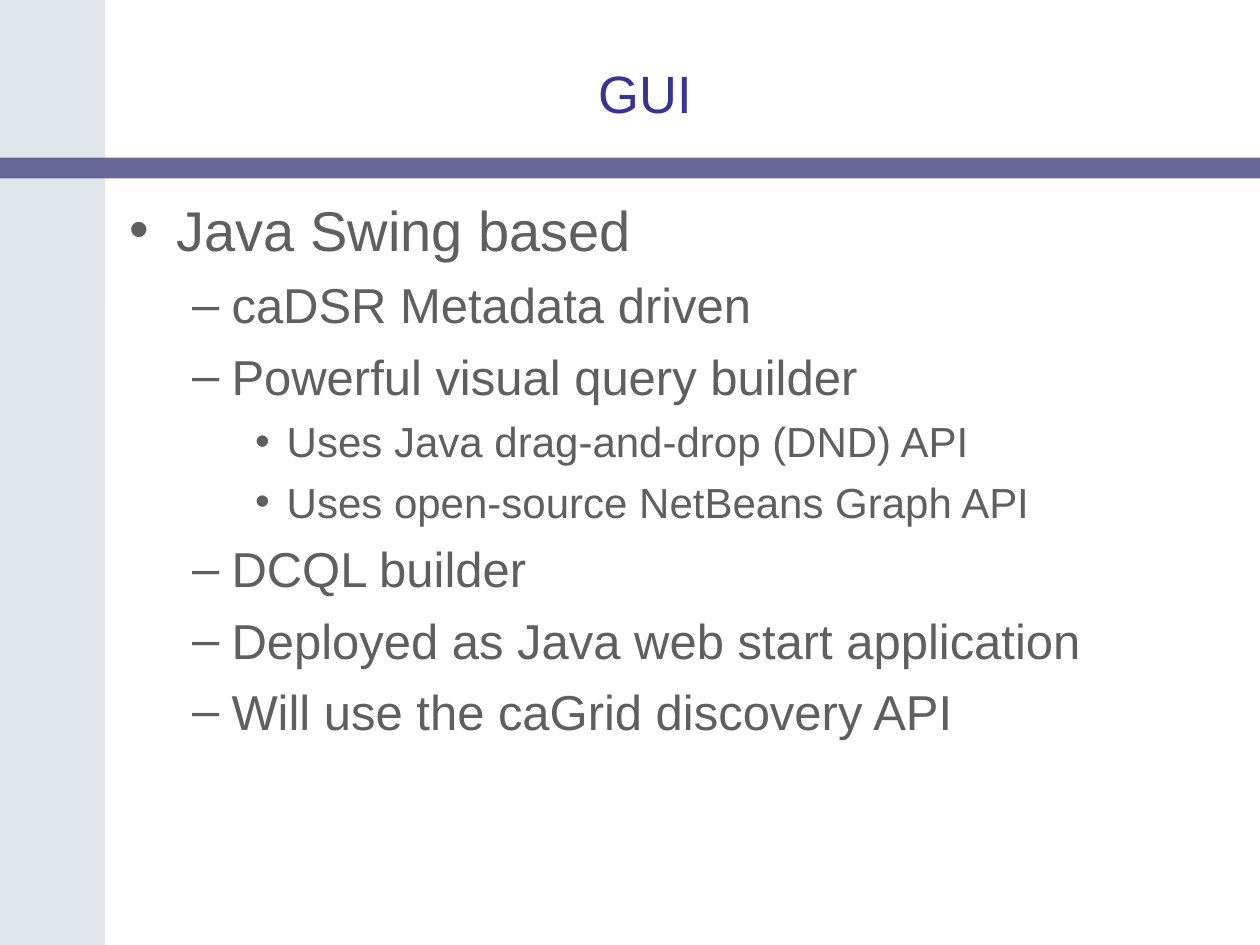
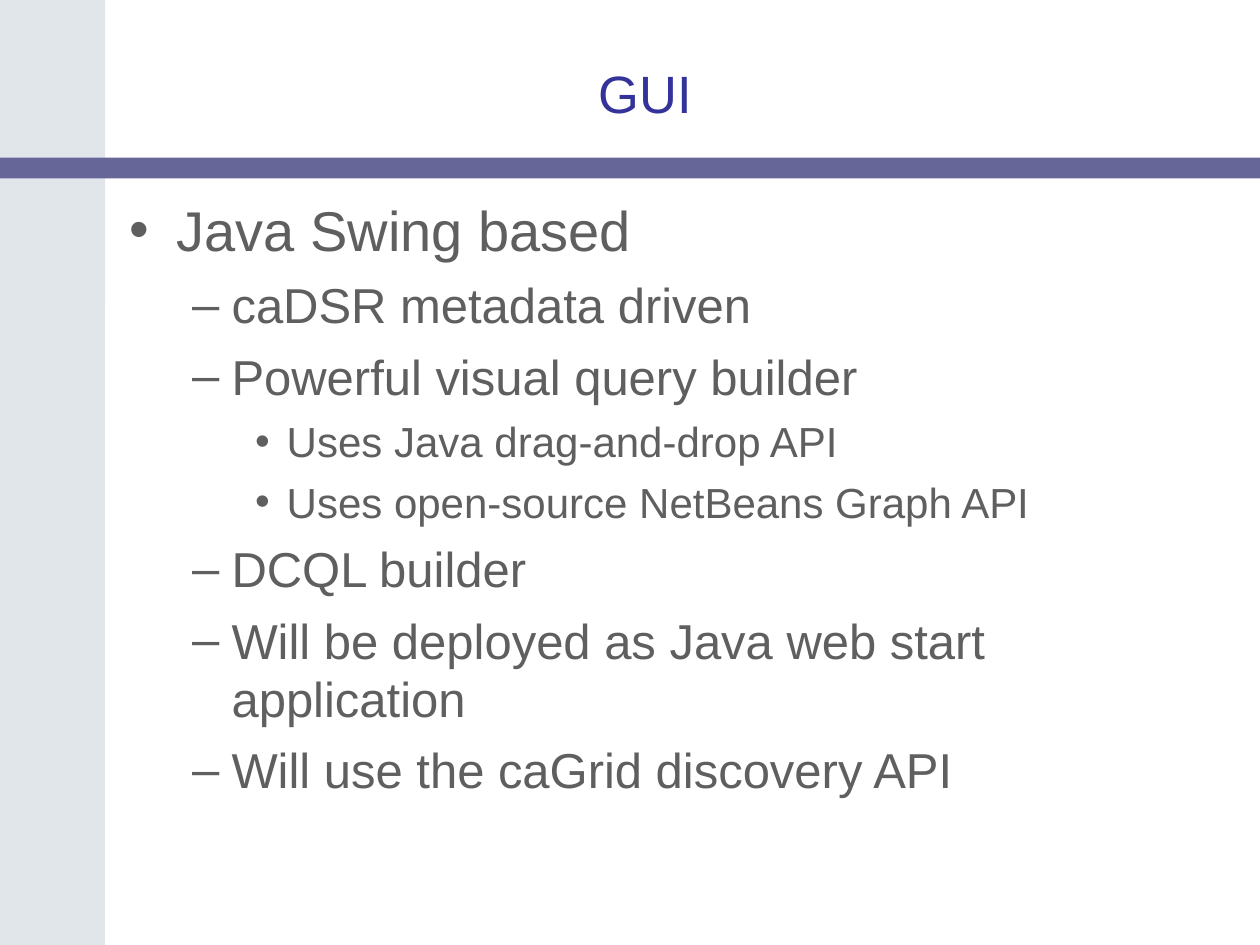
Before and after one commit to NCIP/catrip, a slide deck: slide 5 of catrip/documentation/presentations/catrip_alpha_demo_2006_08_11/catrip_alpha_demo_2006_08_11.ppt. Drawn at 1260x945 pixels with LibreOffice and Linux fonts; fonts in the diff are those of the drawing; background and template pictures are left out. Boxes give left, top, right and bottom in pixels: in the first picture for what was removed or moved away, otherwise in the second. Text is boxed around its words. In the diff, an @@ line names an element or a change of style, - is before the commit and + after.

```diff
--- a/catrip/documentation/presentations/catrip_alpha_demo_2006_08_11/catrip_alpha_demo_2006_08_11.ppt
+++ b/catrip/documentation/presentations/catrip_alpha_demo_2006_08_11/catrip_alpha_demo_2006_08_11.ppt
@@ text at [232,287,751,324]: text changed @@
-  – caDSR Metadata driven
+  – caDSR metadata driven
@@ text at [287,426,838,465]: text changed @@
-    • Uses Java drag-and-drop (DND) API
+    • Uses Java drag-and-drop API
@@ text at [232,623,985,727]: text changed @@
-  – Deployed as Java web start application
+  – Will be deployed as Java web start application
```
Also in this commit, not shown: 14 other slides changed.
